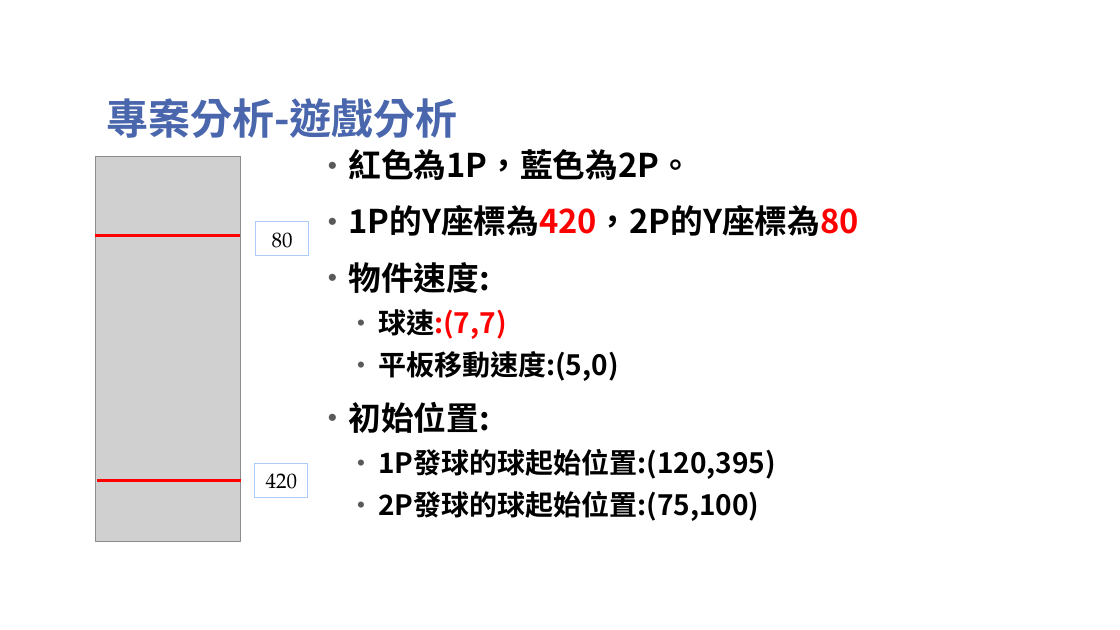
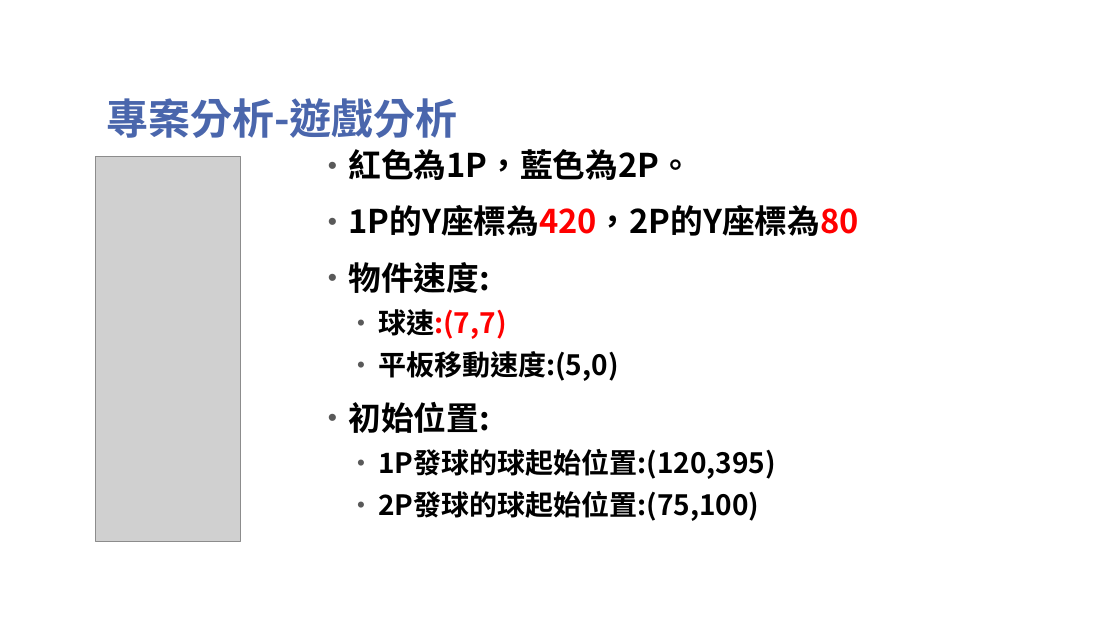
Before and after one commit to TsaiHaoWei/Machine-Learning, a slide deck: slide 5 of Finally project/Pingpong_第六組.pptx (slide 6 before the commit). Drawn at 1120x630 pixels with LibreOffice and Linux fonts; fonts in the diff are those of the drawing; grey boxes stand for pictures; background and template pictures are left out. Boxes give left, top, right and bottom in pixels: in the first picture for what was removed or moved away, otherwise in the second. Text is boxed around its words. In the diff, an @@ line names an element or a change of style, - is before the commit and + after.

```diff
--- a/Finally project/Pingpong_第六組.pptx
+++ b/Finally project/Pingpong_第六組.pptx
@@ line removed from (95, 236) to (239, 236) @@
@@ rectangle removed at <box>255,222,308,255</box> @@
-80
@@ rectangle removed at <box>255,464,308,497</box> @@
-420
@@ line removed from (97, 481) to (241, 481) @@
```
Also in this commit, not shown: 3 other slides changed, 6 slides added, 2 slides removed, 3 other files.
